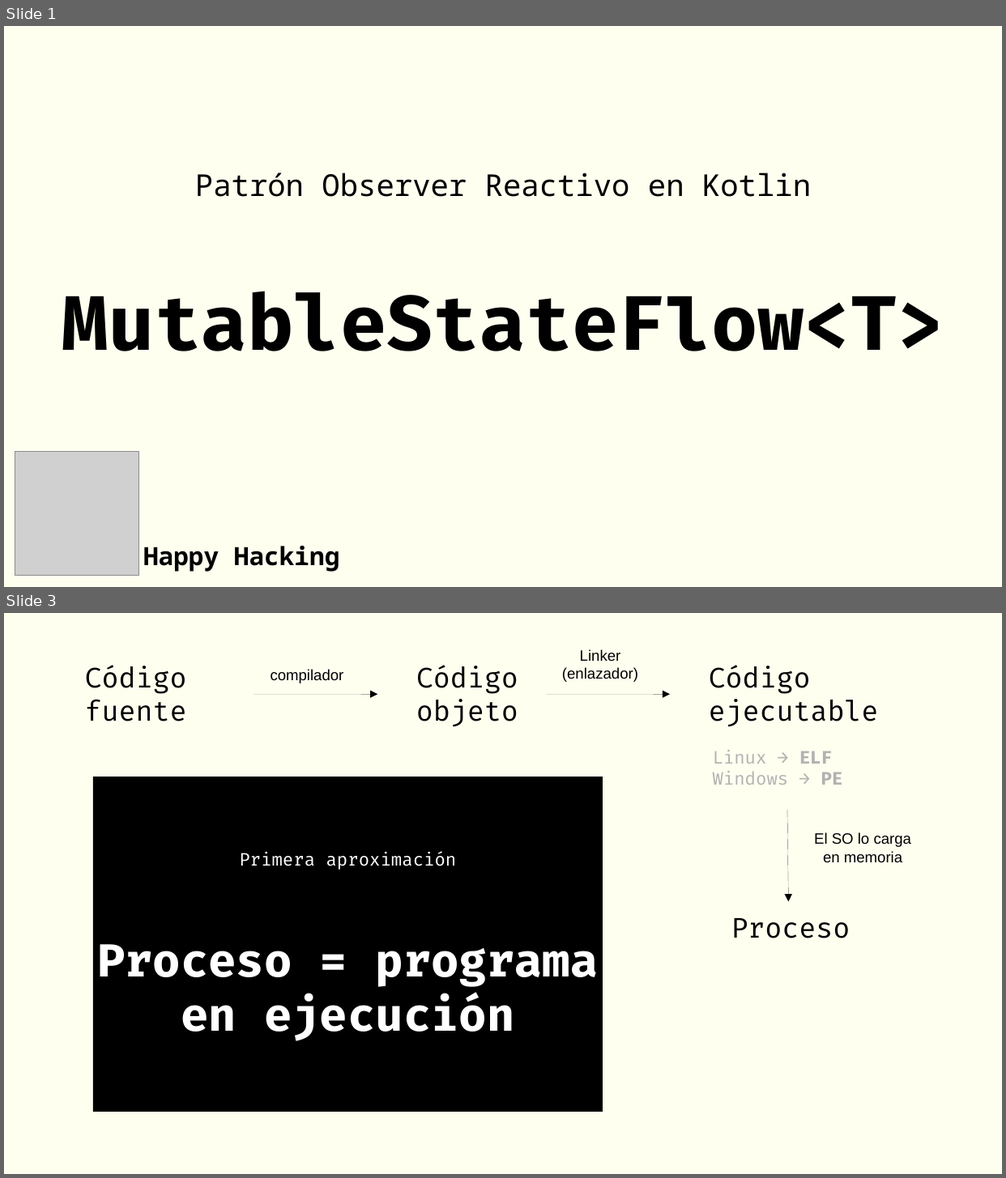
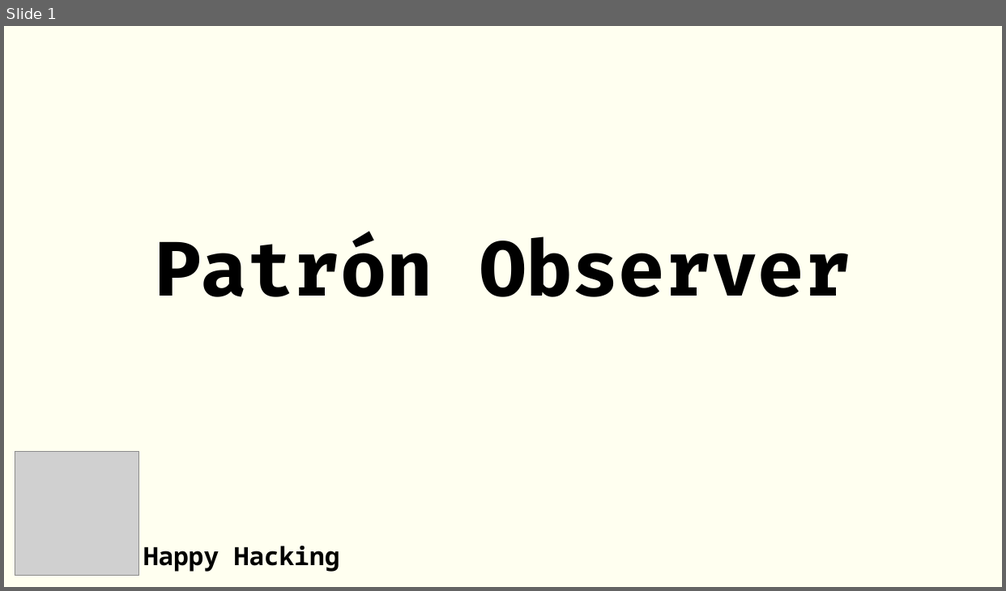
Before and after one commit to rgmf/psp, a slide deck: ut/02_programacion_multihilo/presentacion/mutable_state_flow.odp. Shown one above the other, each under a label of ours: slides 1 and 3 before the commit, slide 1 after it; the slides between them are not shown. The pictures are 1006x1178 and 1006x591 pixels, drawn with LibreOffice and Linux fonts; fonts in the diff are those of the drawing; grey boxes stand for pictures. Boxes give left, top, right and bottom in pixels: in the first picture for what was removed or moved away, otherwise in the second. Text is boxed around its words. In the diff, an @@ line names an element or a change of style, - is before the commit and + after.

```diff
--- a/ut/02_programacion_multihilo/presentacion/mutable_state_flow.odp
+++ b/ut/02_programacion_multihilo/presentacion/mutable_state_flow.odp
@@ slide 3 removed at (4,613,1002,1174), background #FFFFF0 @@
@@ text removed at (562,649,638,682) @@
-Linker
-(enlazador)
@@ text removed at (85,666,187,722) @@
-Código fuente
@@ text removed at (270,669,344,683) @@
-compilador
@@ text removed at (416,666,518,727) @@
-Código objeto
@@ text removed at (709,666,879,727) @@
-Código ejecutable
@@ arrow removed from (254, 695) to (378, 695) @@
@@ arrow removed from (547, 695) to (671, 695) @@
@@ text removed at (713,750,843,785) @@
-Linux → ELF
-Windows → PE
@@ rectangle removed at (93,777,603,1112) @@
-Primera aproximación
-Proceso = programa en ejecución
@@ arrow removed from (787, 810) to (789, 902) @@
@@ text removed at (814,833,912,863) @@
-El SO lo carga
-en memoria
@@ text removed at (731,918,850,939) @@
-Proceso
@@ slide 1 changed as well @@
@@ subtitle at (155,235,850,297): text changed; size 24 to 60 pt; font Noto Sans Mono to Fira Code; bold on @@
-Patrón Observer Reactivo en Kotlin
-MutableStateFlow<T>
+Patrón Observer
```
Also in this commit, not shown: 7 slides added, 28 other slides removed, 2 other files.
